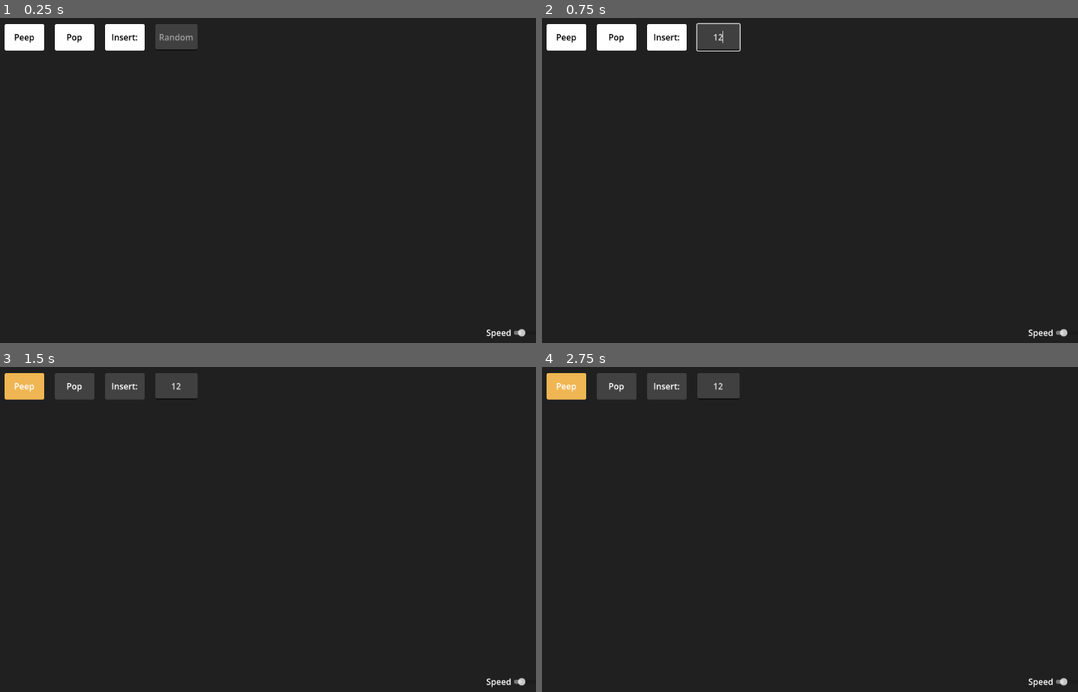
Above: before the commit, frames 1-4 (two rows, left to right).
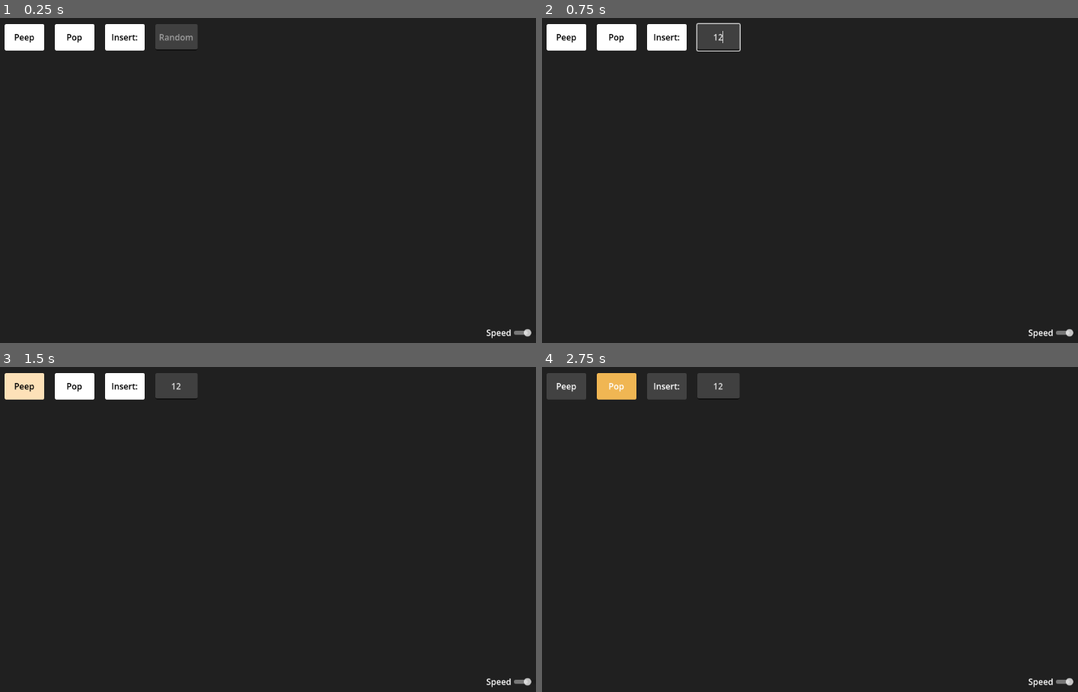
Above: after the commit, the same moments.

Repository: Anemois/DSA_Heap
Game: Godot game, scene res://main.tscn
Same seed, same stepped clock (60 frames per second), same inputs: the game is played once before the commit and once after it. The engine's default icon, where the game draws it, is replaced by a stand-in: a white triangle on a blue panel in a dark square.
Inputs (mouse positions are in pixels of both pictures, inside the frame that each line leads up to):
- Up to frame 1 (0.25 s): no input
- Up to frame 2 (0.75 s): click (718, 37) at 0.52 s; type "12" at 0.6 s
- Up to frame 3 (1.5 s): click "Peep" at 1.25 s
- Up to frame 4 (2.75 s): click (617, 386) at 2 s, where only the run after the commit has a clickable "Pop"

The runs differ from the first frame. In frame 1, less than 0.1% of the frame differs, in the area x 96-100%, y 95-99%; in frame 2, less than 0.1%; in frame 3, 1.9%, in the area x 0-100%, y 1-99%; in frame 4, 1.2%.

Commit message:
Added line transitions and Peep button visualization and current focus node halo.

Diff:
--- a/ALine.tscn
+++ b/ALine.tscn
@@ -1,7 +1,15 @@
 [gd_scene format=3 uid="uid://y6h2l8oyaeyk"]
 
 [ext_resource type="Script" uid="uid://uhji7vydcnak" path="res://line_2d.gd" id="1_aqnkx"]
+[ext_resource type="Script" uid="uid://ddt7lmhosn1bw" path="res://scripts/mid_point.gd" id="2_584vq"]
 
 [node name="ALine" type="Line2D" unique_id=1961114019]
+z_index = -3
 points = PackedVector2Array(0, 0, 100, 100)
 script = ExtResource("1_aqnkx")
+
+[node name="MidPoint" type="Line2D" parent="." unique_id=424030187]
+z_index = 1
+points = PackedVector2Array(0, 0, 0, 0)
+default_color = Color(0, 0, 0, 1)
+script = ExtResource("2_584vq")
--- a/array.gd
+++ b/array.gd
@@ -25,7 +25,7 @@
 func add_node(value: int, index: int) -> void:
 	var newNode: TreeNode = treeNode.instantiate()
 	newNode.global_position = Vector2(0, -20000)
+	add_child(newNode)
 	newNode.set_value(value)
 	nodes.append(newNode)
-	add_child(newNode)
 	rearrange_array()
--- a/h_slider.gd
+++ b/h_slider.gd
@@ -1,4 +1,10 @@
 extends HSlider
 
+func _ready() -> void:
+	self.value = SignalBus.stimulation_speed
+
 func _on_value_changed(value: float) -> void:
-	SignalBus.stimulation_speed = value
+	if value <= 1:
+		SignalBus.stimulation_speed = value
+	else:
+		SignalBus.stimulation_speed = value ** 2
--- /dev/null
+++ b/halo.gdshader
@@ -0,0 +1,6 @@
+shader_type canvas_item;
+
+void fragment() {
+	float dist = distance(UV.xy, vec2(0.5,0.5));
+	if(dist > 0.5) COLOR.a = 0.0;
+}
--- a/line_2d.gd
+++ b/line_2d.gd
@@ -4,11 +4,13 @@
 var move_to_end: Vector2
 
 var line_default_color: Color = Color(1.0, 1.0, 0.0, 1.0)
+@onready var mid_point: MidLine = $MidPoint
 
 func _ready() -> void:
 	width = 20
 	SignalBus.all_nodes_color_reset.connect(reset)
 	self.default_color = line_default_color
+	mid_point.visible = false
 
 func _process(delta: float) -> void:
 	var move_rate: float = SignalBus.stimulation_speed * 5
@@ -27,11 +29,18 @@
 	self.move_to_start = start
 	self.move_to_end = end
 
+func intermission(start, end, color: Color):
+	mid_point.set_pos(start, start)
+	mid_point.set_color(color)
+	mid_point.visible = true
+	mid_point.relocate(start, end)
+
 func reset():
 	self.default_color = line_default_color
+	mid_point.visible = false
 
 func set_normal() -> void:
-	set_color(Color.WHITE)
+	set_color(Color.YELLOW)
 
 func set_new_node() -> void:
 	set_color(Color.YELLOW)
@@ -40,12 +49,18 @@
 	set_color(Color.ORANGE)
 
 func set_visited() -> void:
-	set_color(Color.RED)
+	set_color(Color.GREEN)
+	mid_point.visible = false
 
-func set_swapping() -> void:
-	set_color(Color.GREEN)
+func set_swapping(up: bool) -> void:
+	#print("HEHEHE")
+	if up:
+		intermission(move_to_end, move_to_start, Color.SKY_BLUE)
+	else:
+		intermission(move_to_start, move_to_end, Color.SKY_BLUE)
+	#set_color(Color.GREEN)
 
-func set_color_by_type(color_type: String) -> void:
+func set_color_by_type(color_type: String, up: bool) -> void:
 	match color_type:
 		"normal":
 			set_normal()
@@ -56,4 +71,4 @@
 		"visited":
 			set_visited()
 		"swap":
-			set_swapping()
+			set_swapping(up)
--- a/main.tscn
+++ b/main.tscn
@@ -13,6 +13,8 @@
 [ext_resource type="Script" uid="uid://dcnu3gw3bqo36" path="res://scripts/psuedocode_text.gd" id="9_kek77"]
 [ext_resource type="Script" uid="uid://cefs45dedd1sh" path="res://scripts/line_manager.gd" id="11_efxa6"]
 [ext_resource type="Script" uid="uid://b03fekmo2h577" path="res://h_slider.gd" id="13_ycdy4"]
+[ext_resource type="Script" uid="uid://brtwxv7hlxu8l" path="res://scripts/return_value.gd" id="14_vivmo"]
+[ext_resource type="Script" uid="uid://b61iylqyn2xyr" path="res://scripts/cpu_particles_2d.gd" id="14_w48qg"]
 
 [sub_resource type="StyleBoxFlat" id="StyleBoxFlat_cegan"]
 bg_color = Color(0.11119685, 0.11119685, 0.11119678, 1)
@@ -215,6 +217,18 @@
 corner_radius_bottom_left = 3
 corner_detail = 5
 
+[sub_resource type="Curve" id="Curve_ycdy4"]
+_data = [Vector2(0, 1), 0.0, 0.0, 0, 0, Vector2(1, 0), 0.0, 0.0, 0, 0]
+point_count = 2
+
+[sub_resource type="Gradient" id="Gradient_vivmo"]
+offsets = PackedFloat32Array(0, 0.67826086)
+colors = PackedColorArray(1, 0.5176471, 0.13725491, 1, 1, 1, 0, 1)
+
+[sub_resource type="Gradient" id="Gradient_ycdy4"]
+offsets = PackedFloat32Array(0, 0.16811594, 0.31594202, 0.46666667, 0.64927536, 0.8173913, 1)
+colors = PackedColorArray(1, 0, 0, 1, 1, 0.5176471, 0.13725491, 1, 1, 1, 0, 1, 0, 1, 0, 1, 0, 0, 1, 1, 1, 0, 1, 1, 0.53226477, 0.27120072, 0.68647414, 1)
+
 [node name="Main" type="Node2D" unique_id=14035978]
 script = ExtResource("1_4c57u")
 
@@ -241,6 +255,7 @@
 script = ExtResource("5_dg77c")
 
 [node name="DummySprite" type="Sprite2D" parent="." unique_id=112544339]
+visible = false
 position = Vector2(861, 2921)
 texture = ExtResource("2_0xm2m")
 
@@ -460,10 +475,59 @@
 layout_mode = 2
 size_flags_horizontal = 3
 size_flags_vertical = 4
-max_value = 10.0
-step = 0.2
+min_value = 0.1
+max_value = 4.0
+step = 0.1
 value = 1.0
 script = ExtResource("13_ycdy4")
+
+[node name="Return Value" type="Node2D" parent="CanvasLayer" unique_id=1669641615]
+position = Vector2(74, 548)
+script = ExtResource("14_vivmo")
+
+[node name="Num" type="Label" parent="CanvasLayer/Return Value" unique_id=1135877919]
+offset_right = 67.0
+offset_bottom = 28.0
+theme_override_font_sizes/font_size = 20
+horizontal_alignment = 1
+metadata/_edit_use_anchors_ = true
+
+[node name="Explosion" type="CPUParticles2D" parent="CanvasLayer/Return Value/Num" unique_id=537195130]
+position = Vector2(34, 14)
+emitting = false
+amount = 100
+lifetime = 0.8
+one_shot = true
+explosiveness = 0.87
+direction = Vector2(0, 0)
+spread = 180.0
+gravity = Vector2(0, 0)
+initial_velocity_min = 251.04
+initial_velocity_max = 251.04
+angle_max = 120.0
+scale_amount_min = 2.0
+scale_amount_max = 30.0
+scale_amount_curve = SubResource("Curve_ycdy4")
+color_ramp = SubResource("Gradient_vivmo")
+
+[node name="CPUParticles2D" type="CPUParticles2D" parent="CanvasLayer/Return Value/Num" unique_id=1325648561]
+position = Vector2(34, 14)
+emitting = false
+amount = 100
+emission_shape = 5
+emission_points = PackedVector2Array()
+emission_normals = PackedVector2Array()
+emission_colors = PackedColorArray()
+direction = Vector2(0, 0)
+spread = 28.45
+gravity = Vector2(0, 0)
+initial_velocity_min = 100.0
+initial_velocity_max = 100.0
+scale_amount_min = 2.0
+scale_amount_max = 10.0
+scale_amount_curve = SubResource("Curve_ycdy4")
+color_ramp = SubResource("Gradient_ycdy4")
+script = ExtResource("14_w48qg")
 
 [connection signal="pressed" from="CanvasLayer/UI/HBoxContainer/Peep Button" to="." method="_on_peep_button_pressed"]
 [connection signal="pressed" from="CanvasLayer/UI/HBoxContainer/Peep Button" to="CanvasLayer/UI/HBoxContainer/Peep Button" method="_on_pressed"]
--- a/scripts/SignalBus.gd
+++ b/scripts/SignalBus.gd
@@ -14,7 +14,7 @@
 signal remove_finished
 signal processes_all_finished
 signal node_color_changed(index: int, color_type: String)
-signal line_color_changed(index: int, color_type: String)
+signal line_color_changed(index: int, color_type: String, up: bool)
 signal all_nodes_color_reset
 
 var stimulation_speed: float = 1
--- /dev/null
+++ b/scripts/cpu_particles_2d.gd
@@ -0,0 +1,24 @@
+extends CPUParticles2D
+
+var number_of_sprays: float = 6
+@onready var num: Label = $".."
+
+func _ready():
+	var div = 360 / number_of_sprays
+	var points = PackedVector2Array()
+	var normals = PackedVector2Array()
+	points.resize(number_of_sprays)
+	normals.resize(number_of_sprays)
+	for i in range(number_of_sprays):
+		var direction_vector = Vector2.RIGHT.rotated(deg_to_rad(div * i))
+		#print(direction_vector)
+		points[i] = direction_vector * 20 * sqrt(2)
+		normals[i] = direction_vector
+	self.emission_points = points
+	self.emission_normals = normals
+
+func _process(delta: float) -> void:
+	self.rotation = self.rotation + 1 * delta
+	if rad_to_deg(self.rotation) > 360:
+		self.rotation -= deg_to_rad(360)
+	self.emitting = num.text != ""
--- a/scripts/insert_button.gd
+++ b/scripts/insert_button.gd
@@ -16,10 +16,10 @@
 	if(value.is_valid_int()):
 		value = int(value)
 	elif(value.is_empty()):
-		value = randi_range(1, 99)
+		value = randi_range(1, 999)
 	else:
 		return
-	if(0<value and value<100):
+	if(0<value and value<1000):
 		SignalBus.insert_button_pressed.emit(value)
 
 func lock(value: int):
--- a/scripts/line_manager.gd
+++ b/scripts/line_manager.gd
@@ -33,5 +33,6 @@
 		var parent = (i - 1) / 2
 		lines[i].relocate(tree.position + tree.nodes[parent].assigned_position, tree.position + tree.nodes[i].assigned_position)
 
-func line_change_color(index, color):
-	lines[index].set_color_by_type(color)
+func line_change_color(index, color, up):
+	if index > 0:
+		lines[index].set_color_by_type(color, up)
--- a/scripts/logic.gd
+++ b/scripts/logic.gd
@@ -56,9 +56,13 @@
 	return max_val
 
 func peep(useless: int) -> int:
+	SignalBus.all_nodes_color_reset.emit()
+	await get_tree().create_timer(SignalBus.animation_time / SignalBus.stimulation_speed * 0.1).timeout
 	if heap.is_empty():
+		SignalBus.processes_all_finished.emit()
 		return -1
-	await get_tree().create_timer(SignalBus.animation_time / SignalBus.stimulation_speed * 0.1).timeout
+	SignalBus.item_peeped.emit(heap[0], 0)
+
 	SignalBus.processes_all_finished.emit()
 	return heap[0]
 
@@ -74,31 +78,29 @@
 	if index > 0:
 		SignalBus.node_color_changed.emit(index, "compare")
 		SignalBus.node_color_changed.emit(parent_index, "compare")
-		SignalBus.line_color_changed.emit(index, "compare")
+		SignalBus.line_color_changed.emit(index, "compare", true)
 		await get_tree().create_timer(SignalBus.animation_time / SignalBus.stimulation_speed * 0.4).timeout
 
 	if index > 0 and heap[index] > heap[parent_index]:
 		SignalBus.node_color_changed.emit(index, "swap")
 		SignalBus.node_color_changed.emit(parent_index, "swap")
-		SignalBus.line_color_changed.emit(index, "swap")
 		await get_tree().create_timer(SignalBus.animation_time / SignalBus.stimulation_speed * 0.4).timeout
 
 		var temp = heap[index]
 		heap[index] = heap[parent_index]
 		heap[parent_index] = temp
-
+		SignalBus.line_color_changed.emit(index, "swap", true)
 		SignalBus.items_swapped.emit(index, parent_index)
 		await SignalBus.swap_finished
 
 		SignalBus.node_color_changed.emit(index, "visited")
-		SignalBus.node_color_changed.emit(parent_index, "visited")
+		if parent_index == 0:
+			SignalBus.node_color_changed.emit(parent_index, "visited")
 		await get_tree().create_timer(SignalBus.animation_time / SignalBus.stimulation_speed * 0.2).timeout
 
 		_sift_up(parent_index)
 	else:
-		if index > 0:
-			SignalBus.node_color_changed.emit(index, "visited")
-			#SignalBus.node_color_changed.emit(parent_index, "visited")
+		SignalBus.node_color_changed.emit(index, "visited")
 		await get_tree().create_timer(SignalBus.animation_time / SignalBus.stimulation_speed * 0.2).timeout
 		SignalBus.processes_all_finished.emit()
 
@@ -110,7 +112,7 @@
 	if left_child < heap.size():
 		SignalBus.node_color_changed.emit(index, "compare")
 		SignalBus.node_color_changed.emit(left_child, "compare")
-		SignalBus.line_color_changed.emit(left_child, "compare")
+		SignalBus.line_color_changed.emit(left_child, "compare", false)
 		await get_tree().create_timer(SignalBus.animation_time / SignalBus.stimulation_speed * 0.4).timeout
 
 		if heap[left_child] > heap[larger_index]:
@@ -119,7 +121,7 @@
 	if right_child < heap.size():
 		SignalBus.node_color_changed.emit(index, "compare")
 		SignalBus.node_color_changed.emit(right_child, "compare")
-		SignalBus.line_color_changed.emit(right_child, "compare")
+		SignalBus.line_color_changed.emit(right_child, "compare", false)
 		await get_tree().create_timer(SignalBus.animation_time / SignalBus.stimulation_speed * 0.4).timeout
 
 		if heap[right_child] > heap[larger_index]:
@@ -128,13 +130,13 @@
 	if larger_index != index:
 		SignalBus.node_color_changed.emit(index, "swap")
 		SignalBus.node_color_changed.emit(larger_index, "swap")
-		SignalBus.line_color_changed.emit(larger_index, "swap")
 		await get_tree().create_timer(SignalBus.animation_time / SignalBus.stimulation_speed * 0.4).timeout
 
 		var temp = heap[index]
 		heap[index] = heap[larger_index]
 		heap[larger_index] = temp
 
+		SignalBus.line_color_changed.emit(larger_index, "swap", false)
 		SignalBus.items_swapped.emit(index, larger_index)
 		await SignalBus.swap_finished
 
--- /dev/null
+++ b/scripts/mid_point.gd
@@ -0,0 +1,31 @@
+class_name MidLine extends Line2D
+
+var move_to_start: Vector2
+var move_to_end: Vector2
+
+var line_default_color: Color = Color(1.0, 1.0, 0.0, 1.0)
+
+func _ready() -> void:
+	width = 20
+	SignalBus.all_nodes_color_reset.connect(reset)
+	self.default_color = line_default_color
+
+func _process(delta: float) -> void:
+	var move_rate: float = SignalBus.stimulation_speed * 5
+	#position + (assigned_position - position) * move_rate
+	self.set_point_position(0, self.get_point_position(0) + (move_to_start - self.get_point_position(0))*move_rate*delta)
+	self.set_point_position(1, self.get_point_position(1) + (move_to_end - self.get_point_position(1))*move_rate*delta)
+
+func set_pos(start, end):
+	self.set_point_position(0, start)
+	self.set_point_position(1, end)
+
+func set_color(color: Color):
+	self.default_color = color
+
+func relocate(start, end):
+	self.move_to_start = start
+	self.move_to_end = end
+
+func reset():
+	self.default_color = line_default_color
--- /dev/null
+++ b/scripts/return_value.gd
@@ -0,0 +1,18 @@
+extends Node2D
+@onready var num: Label = $Num
+@onready var explosion: CPUParticles2D = $Num/Explosion
+
+func _ready() -> void:
+	SignalBus.item_peeped.connect(show_me_the_money)
+	SignalBus.item_removed.connect(show_me_the_money)
+	SignalBus.insert_button_pressed.connect(awww)
+
+func awww(value) -> void:
+	num.text = ""
+
+func show_me_the_money(value, index) -> void:
+	explode()
+	num.text = str(value)
+
+func explode() -> void:
+	explosion.emitting = true
--- a/tree.gd
+++ b/tree.gd
@@ -3,6 +3,7 @@
 var nodes: Array[TreeNode]
 var length: int = 0
 var blink: float = 0.001
+var height_diff: int = 210
 @onready var treeNode = preload("res://treeNode.tscn")
 @onready var line_manager = $LineManager
 
@@ -13,19 +14,20 @@
 	SignalBus.item_removed.connect(remove_node)
 	SignalBus.node_color_changed.connect(color_node)
 	SignalBus.all_nodes_color_reset.connect(reset_all_nodes_color)
+	SignalBus.item_peeped.connect(peeped)
 
 func _process(delta: float) -> void:
 	pass
 
 func add_node(value: int, index: int):
-	print("Hi")
 	var newNode: TreeNode = treeNode.instantiate()
 	newNode.global_position = Vector2(0, 20000)
+	add_child(newNode)
 	newNode.set_value(value)
 	newNode.set_new_node()
 	nodes.append(newNode)
+	newNode.set_halo(true)
 	length += 1
-	add_child(newNode)
 	rearrange_tree()
 	await get_tree().create_timer(SignalBus.animation_time / SignalBus.stimulation_speed).timeout
 	SignalBus.insert_finished.emit()
@@ -50,7 +52,7 @@
 	for node in nodes:
 		node.relocate((tree_weight/row_count)*(row_index-(row_count+1)/2.), y)
 		if(row_index == row_count):
-			y += 200 + (tree_height-level) * 100
+			y += height_diff + (tree_height-level) * height_diff/2
 			level += 1
 			row_index = 1
 			sum -= row_count
@@ -66,6 +68,8 @@
 	var position_b: Vector2 = Node_b.get_assigned_position()
 	var value_a: int = Node_a.get_value()
 	var value_b: int = Node_b.get_value()
+	var halo_a: bool = Node_a.get_halo()
+	var halo_b: bool = Node_b.get_halo()
 
 	Node_a.relocate(position_b.x, position_b.y)
 	Node_b.relocate(position_a.x, position_a.y)
@@ -74,6 +78,9 @@
 	Node_b.teleport(position_b.x, position_b.y)
 	Node_a.set_value(value_b)
 	Node_b.set_value(value_a)
+	Node_a.set_halo(halo_b)
+	Node_b.set_halo(halo_a)
+
 	SignalBus.swap_finished.emit()
 
 func color_node(index: int, color_type: String) -> void:
@@ -84,3 +91,11 @@
 func reset_all_nodes_color() -> void:
 	for node in nodes:
 		node.set_normal()
+	for line in line_manager.lines:
+		if line != null:
+			line.reset()
+
+func peeped(value, index) -> void:
+	if length > 0:
+		nodes[0].set_halo(true)
+		nodes[0].set_color_by_type("visited")
--- a/treeNode.tscn
+++ b/treeNode.tscn
@@ -1,26 +1,34 @@
 [gd_scene format=3 uid="uid://ciif71ko8h34r"]
 
 [ext_resource type="Script" uid="uid://bid4wi4jpwl8r" path="res://tree_node.gd" id="1_evpp1"]
-[ext_resource type="Shader" uid="uid://b77bhrmblan5m" path="res://circle.gdshader" id="1_j2q8x"]
 [ext_resource type="Texture2D" uid="uid://b72tp7lqr7gi7" path="res://1x1.jpg" id="2_112p8"]
+[ext_resource type="Shader" uid="uid://sqoh5wlxgeb0" path="res://halo.gdshader" id="2_evpp1"]
 
 [sub_resource type="ShaderMaterial" id="ShaderMaterial_e2u21"]
-shader = ExtResource("1_j2q8x")
+shader = ExtResource("2_evpp1")
 
 [node name="treeNode" type="Node2D" unique_id=574759946]
 script = ExtResource("1_evpp1")
 
-[node name="Sprite2D" type="Sprite2D" parent="." unique_id=1021307615]
+[node name="Label" type="Label" parent="." unique_id=1346938605]
+z_index = 1
+offset_left = -105.0
+offset_top = -71.0
+offset_right = 105.0
+offset_bottom = 71.0
+theme_override_colors/font_color = Color(0, 0, 0, 1)
+theme_override_font_sizes/font_size = 100
+text = "100"
+horizontal_alignment = 1
+vertical_alignment = 1
+
+[node name="Body" type="Sprite2D" parent="." unique_id=1021307615]
 material = SubResource("ShaderMaterial_e2u21")
+scale = Vector2(1.2, 1.2)
 texture = ExtResource("2_112p8")
 
-[node name="Label" type="Label" parent="." unique_id=1346938605]
-offset_left = -67.0
-offset_top = -71.0
-offset_right = 67.0
-offset_bottom = 66.0
-theme_override_colors/font_color = Color(0, 0, 0, 1)
-theme_override_font_sizes/font_size = 100
-text = "1"
-horizontal_alignment = 1
-vertical_alignment = 1
+[node name="Halo" type="Sprite2D" parent="." unique_id=927801529]
+z_index = -1
+material = SubResource("ShaderMaterial_e2u21")
+scale = Vector2(1.4, 1.4)
+texture = ExtResource("2_112p8")
--- a/tree_node.gd
+++ b/tree_node.gd
@@ -1,9 +1,14 @@
 class_name TreeNode extends Node2D
+@onready var halo: Sprite2D = $Halo
+@onready var label: Label = $Label
+@onready var body: Sprite2D = $Body
 
 var assigned_position : Vector2
 
 func _ready() -> void:
-	pass
+	halo.visible = false
+	halo.modulate = Color(0.693, 0.447, 1.0, 1.0)
+	set_text_color(Color.BLACK)
 
 func _process(delta: float) -> void:
 	move(delta)
@@ -20,28 +25,39 @@
 	position = assigned_position
 
 func set_value(v: int) -> void:
-	$Label.text = str(v)
+	label.text = str(v)
+
+func set_text_color(color: Color) -> void:
+	label.add_theme_color_override("font_color", color)
+
+func set_halo(visibility: bool) -> void:
+	halo.visible = visibility
 
 func get_assigned_position() -> Vector2:
 	return assigned_position
 
 func get_value() -> int:
-	return int($Label.text)
+	return int(label.text)
+
+func get_halo() -> bool:
+	return halo.visible
 
 func set_normal() -> void:
-	$Sprite2D.modulate = Color.WHITE
+	body.modulate = Color.WHITE
+	set_halo(false)
+	set_text_color(Color.BLACK)
 
 func set_new_node() -> void:
-	$Sprite2D.modulate = Color.YELLOW
+	body.modulate = Color.YELLOW
 
 func set_comparing() -> void:
-	$Sprite2D.modulate = Color.ORANGE
+	body.modulate = Color.ORANGE
 
 func set_visited() -> void:
-	$Sprite2D.modulate = Color.RED
+	body.modulate = Color.GREEN
 
 func set_swapping() -> void:
-	$Sprite2D.modulate = Color.SKY_BLUE
+	body.modulate = Color.SKY_BLUE
 
 func set_color_by_type(color_type: String) -> void:
 	match color_type:
Not shown, added: halo.gdshader.uid
Not shown, added: scripts/cpu_particles_2d.gd.uid
Not shown, added: scripts/mid_point.gd.uid
Not shown, added: scripts/return_value.gd.uid
